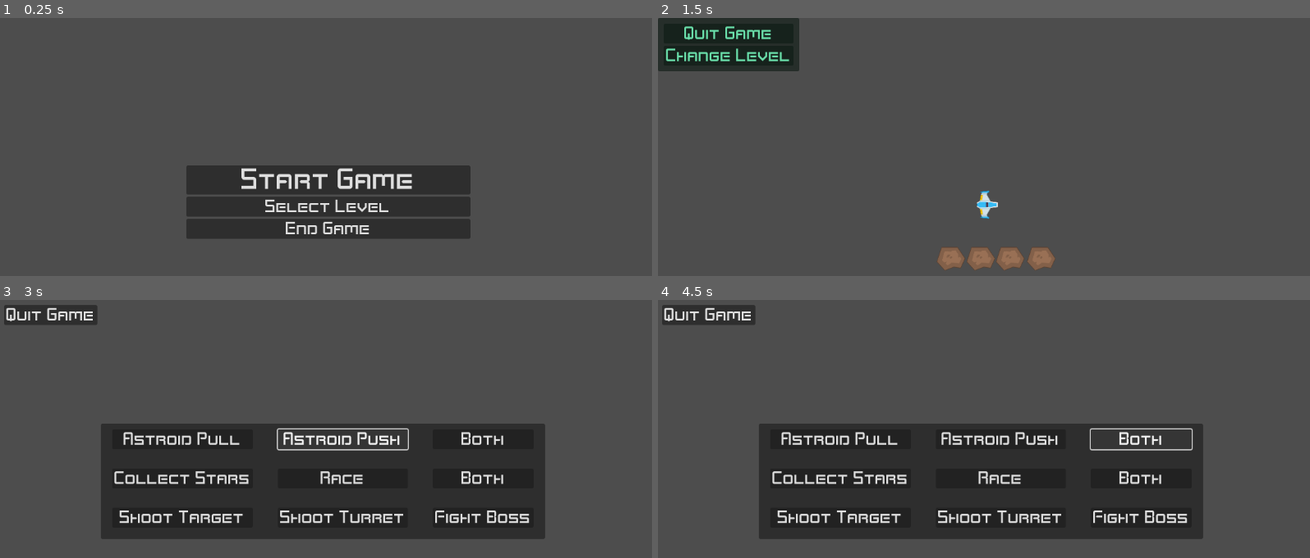
Above: before the commit, frames 1-4 (two rows, left to right).
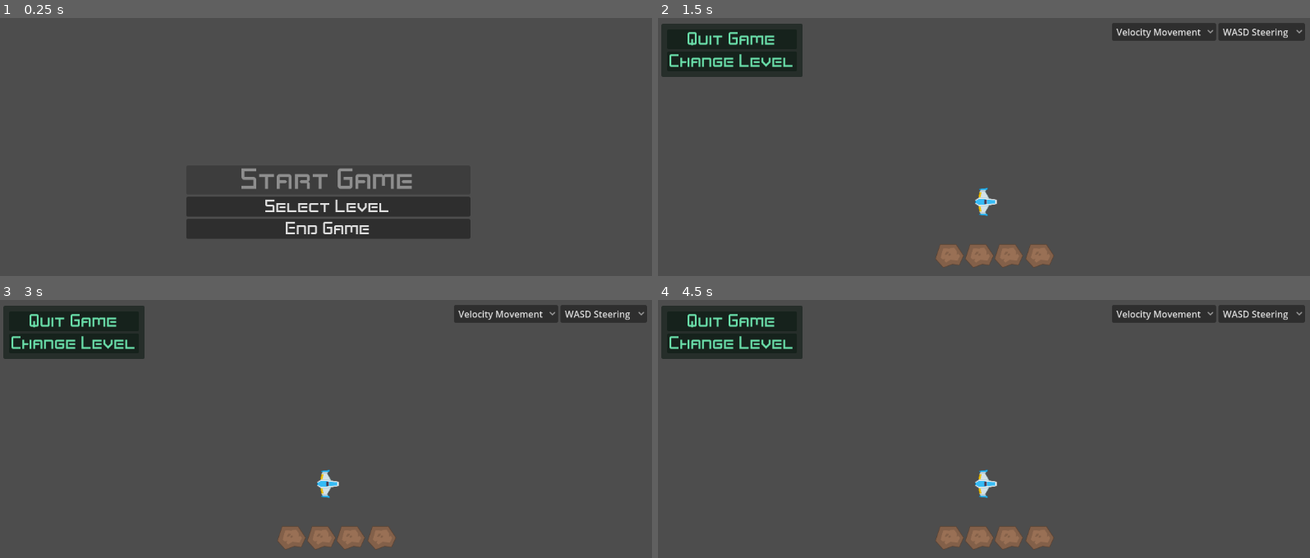
Above: after the commit, the same moments.

Repository: p-spohr/Godot-Components
Game: Godot game, scene res://menus/StartMenu.tscn
Two runs of this game, one before a commit and one after it. Both use one fixed random seed, a clock stepped at 60 frames per second and the inputs below. Before the commit the project starts from res://StartMenu.tscn.
Inputs (mouse positions are in pixels of both pictures, inside the frame that each line leads up to):
- Up to frame 1 (0.25 s): no input
- Up to frame 2 (1.5 s): click "Select Level" at 0.5 s; click "Astroid Pull" at 1.25 s
- Up to frame 3 (3 s): click "Change Level" at 2 s; click "Astroid Push" at 2.75 s
- Up to frame 4 (4.5 s): click (729, 343) at 3.5 s, where only the run after the commit has a clickable "Change Level"; click "Both" at 4.25 s

The runs differ from the first frame. In frame 1, 0.8% of the frame differs, in the area x 37-64%, y 58-67%; in frame 2, 4.9%; in frame 3, 35%; in frame 4, 35%, in the area x 0-100%, y 1-97%.

Commit message:
give options to change movement and steering in real time

Diff:
--- a/Top Down/AstroidPull.tscn
+++ b/Top Down/items/AstroidPull.tscn
@@ -1,6 +1,6 @@
 [gd_scene load_steps=4 format=3 uid="uid://5aadiie064j"]
 
-[ext_resource type="Script" path="res://astroid_pull.gd" id="1_xbp0b"]
+[ext_resource type="Script" path="res://items/astroid_pull.gd" id="1_xbp0b"]
 [ext_resource type="Texture2D" uid="uid://fe76mpodn3f4" path="res://assets/astroids/meteorBrown_big1.png" id="1_y6so8"]
 
 [sub_resource type="CircleShape2D" id="CircleShape2D_kh7fw"]
--- a/Top Down/AstroidPush.tscn
+++ b/Top Down/items/AstroidPush.tscn
@@ -1,6 +1,6 @@
 [gd_scene load_steps=4 format=3 uid="uid://ci2hneoqm0ub6"]
 
-[ext_resource type="Script" path="res://astroid_push.gd" id="1_v0br3"]
+[ext_resource type="Script" path="res://items/astroid_push.gd" id="1_v0br3"]
 [ext_resource type="Texture2D" uid="uid://fe76mpodn3f4" path="res://assets/astroids/meteorBrown_big1.png" id="2_4cccc"]
 
 [sub_resource type="CircleShape2D" id="CircleShape2D_kh7fw"]
--- a/Top Down/PlayerShip.tscn
+++ b/Top Down/items/PlayerShip.tscn
@@ -1,8 +1,8 @@
 [gd_scene load_steps=5 format=3 uid="uid://dgh7w314elldg"]
 
 [ext_resource type="Texture2D" uid="uid://dkdi32vlrlfla" path="res://assets/player/playerShip1_blue.png" id="1_qpk2e"]
-[ext_resource type="Script" path="res://ship.gd" id="1_sdl1h"]
-[ext_resource type="Theme" uid="uid://b6dswvdhomf68" path="res://space_theme.tres" id="2_47r5m"]
+[ext_resource type="Script" path="res://items/player_ship.gd" id="1_sdl1h"]
+[ext_resource type="Theme" uid="uid://b6dswvdhomf68" path="res://themes/space_theme.tres" id="2_47r5m"]
 
 [sub_resource type="CanvasItemMaterial" id="CanvasItemMaterial_rrd1u"]
 
@@ -18,7 +18,6 @@
 polygon = PackedVector2Array(38, 9, 38, -8, 13, -13, 0, -35, 6, -44, 7, -50, -25, -47, -28, -14, -38, -7, -38, 7, -28, 14, -25, 47, 5, 50, 7, 45, 1, 35, 13, 13)
 
 [node name="Camera2D" type="Camera2D" parent="."]
-position = Vector2(-5, -10)
 zoom = Vector2(0.5, 0.5)
 position_smoothing_speed = 200.0
 rotation_smoothing_speed = 100.0
@@ -29,8 +28,10 @@
 modulate = Color(0.47451, 1, 0.760784, 1)
 texture_filter = 1
 material = SubResource("CanvasItemMaterial_rrd1u")
-offset_right = 228.0
-offset_bottom = 74.0
+offset_left = 6.0
+offset_top = 10.0
+offset_right = 254.0
+offset_bottom = 104.0
 
 [node name="MarginContainer" type="MarginContainer" parent="CanvasLayer/PanelContainer"]
 layout_mode = 2
@@ -52,5 +53,37 @@
 theme = ExtResource("2_47r5m")
 text = "Change Level"
 
+[node name="HBoxContainer" type="HBoxContainer" parent="CanvasLayer"]
+anchors_preset = 1
+anchor_left = 1.0
+anchor_right = 1.0
+offset_left = -138.0
+offset_top = 9.0
+offset_right = -16.0
+offset_bottom = 40.0
+grow_horizontal = 0
+
+[node name="MovementOption" type="OptionButton" parent="CanvasLayer/HBoxContainer"]
+layout_mode = 2
+tooltip_text = "Choose if the ship steering should be controled by the mouse or by WASD."
+item_count = 2
+selected = 0
+popup/item_0/text = "Velocity Movement"
+popup/item_0/id = 0
+popup/item_1/text = "Position Movement"
+popup/item_1/id = 1
+
+[node name="SteeringOption" type="OptionButton" parent="CanvasLayer/HBoxContainer"]
+layout_mode = 2
+tooltip_text = "Choose if the ship steering should be controled by the mouse or by WASD."
+item_count = 2
+selected = 0
+popup/item_0/text = "WASD Steering"
+popup/item_0/id = 0
+popup/item_1/text = "Mouse Steering"
+popup/item_1/id = 1
+
 [connection signal="pressed" from="CanvasLayer/PanelContainer/MarginContainer/VBoxContainer/QuitGame" to="." method="_on_quit_game_pressed"]
 [connection signal="pressed" from="CanvasLayer/PanelContainer/MarginContainer/VBoxContainer/ChangeLevel" to="." method="_on_change_level_pressed"]
+[connection signal="item_selected" from="CanvasLayer/HBoxContainer/MovementOption" to="." method="_on_movement_option_item_selected"]
+[connection signal="item_selected" from="CanvasLayer/HBoxContainer/SteeringOption" to="." method="_on_steering_option_item_selected"]
--- a/Top Down/astroid_pull.gd
+++ b/Top Down/items/astroid_pull.gd
@@ -71,5 +71,10 @@
 
 	# changes the position accordingly but lacks fluidity since it directly changes position
 	# target.position += (position - target.position).normalized() * pull * delta_time
-
-	target.velocity += (position - target.position).normalized() * pull * delta_time
+	if target.movement_type == 'velocity':
+		# A is the ship
+		# B is the astroid
+		# B pulls A
+		target.velocity += (position - target.position).normalized() * pull * delta_time
+	else:
+		target.position += (position - target.position).normalized() * pull * delta_time
--- a/Top Down/astroid_push.gd
+++ b/Top Down/items/astroid_push.gd
@@ -72,4 +72,8 @@
 	# changes the position accordingly but lacks fluidity since it directly changes position
 	# target.position += (target.position - position).normalized() * push * delta_time
 
-	target.velocity += (target.position - position).normalized() * push * delta_time
+	if target.movement_type == 'velocity':
+		# A pushed by B
+		target.velocity += (target.position - position).normalized() * push * delta_time
+	else:
+		target.position += (target.position - position).normalized() * push * delta_time
--- a/Top Down/ship.gd
+++ b/Top Down/items/player_ship.gd
@@ -4,14 +4,18 @@
 @export var speed : float = 500.0
 
 var player_direction : Vector2
+var slow_speed : float = 2
+var steering : Vector2
+var slowed : bool = false
+var braked : bool = false
+var steering_type : String
+var movement_type : String
 
-var slow_speed : float = 2
+func _ready() -> void:
 
-var steering : Vector2
+	steering_type = 'wasd'
+	movement_type = 'velocity'
 
-var slowed : bool = false
-
-var braked : bool = false
 
 func _process(delta: float) -> void:
 
@@ -33,20 +37,35 @@
 func _physics_process(delta: float) -> void:
 
 
-	if slowed == true:
-		position += player_direction * (speed / slow_speed) * delta
+	#if slowed == true:
+		#position += player_direction * (speed / slow_speed) * delta
+		#
+	#else:
+		#pass
+		#
 
-	else:
-
-		# position += player_direction * speed * delta
+	if movement_type == 'velocity':
 
 		velocity += player_direction * speed * delta
 
 		velocity.x = clamp(velocity.x, -500, 500)
 		velocity.y = clamp(velocity.y, -500, 500)
 
-		# angle the ship based on direction of velocity
-		rotation = velocity.angle()
+	if movement_type == 'position':
+
+		# does not work with pull and push astroids
+		# does not work with wasd based movement
+		velocity = Vector2.ZERO
+
+		position += player_direction * speed * delta
+
+
+	if steering_type == 'wasd':
+		wasd_steering()
+
+	if steering_type == 'mouse':
+		mouse_steering()
+
 
 		# feels unresponsive
 		# velocity = lerp(Vector2.ZERO, velocity, 0.98)
@@ -70,8 +89,8 @@
 
 
 	# print(velocity)
-	print(player_direction)
-
+	# print(player_direction)
+	# print(position.angle())
 
 	move_and_slide()
 
@@ -83,4 +102,37 @@
 
 func _on_change_level_pressed() -> void:
 
-	get_tree().change_scene_to_file("res://SelectLevel.tscn")
+	get_tree().change_scene_to_file("res://menus/SelectLevel.tscn")
+
+
+func mouse_steering() -> void:
+
+	look_at(get_global_mouse_position())
+
+func wasd_steering() -> void:
+
+	if movement_type == 'velocity':
+		rotation = velocity.angle()
+	else:
+		rotation = player_direction.angle()
+
+func _on_steering_option_item_selected(index: int) -> void:
+
+	match index:
+		0:
+			steering_type = 'wasd'
+			print(steering_type)
+		1:
+			steering_type = 'mouse'
+			print(steering_type)
+
+
+func _on_movement_option_item_selected(index: int) -> void:
+
+	match index:
+		0:
+			movement_type = 'velocity'
+			print(movement_type)
+		1:
+			movement_type = 'position'
+			print(movement_type)
--- /dev/null
+++ b/Top Down/levels/Level_AstroidPull.tscn
@@ -0,0 +1,27 @@
+[gd_scene load_steps=5 format=3 uid="uid://bl427eqhprhrr"]
+
+[ext_resource type="Script" path="res://levels/level_astroid_push_pull.gd" id="1_mbp5b"]
+[ext_resource type="PackedScene" uid="uid://dgh7w314elldg" path="res://items/PlayerShip.tscn" id="2_bev6p"]
+[ext_resource type="PackedScene" uid="uid://dq06evnvscnt7" path="res://items/Astroid.tscn" id="3_c78vf"]
+[ext_resource type="PackedScene" uid="uid://5aadiie064j" path="res://items/AstroidPull.tscn" id="4_4dsbg"]
+
+[node name="TestMap" type="Node2D"]
+script = ExtResource("1_mbp5b")
+
+[node name="PlayerShip" parent="." instance=ExtResource("2_bev6p")]
+position = Vector2(618, 314)
+
+[node name="Astroid" parent="." instance=ExtResource("3_c78vf")]
+position = Vector2(490, 505)
+
+[node name="Astroid2" parent="." instance=ExtResource("3_c78vf")]
+position = Vector2(595, 505)
+
+[node name="Astroid3" parent="." instance=ExtResource("3_c78vf")]
+position = Vector2(698, 505)
+
+[node name="Astroid4" parent="." instance=ExtResource("3_c78vf")]
+position = Vector2(807, 505)
+
+[node name="AstroidPull" parent="." instance=ExtResource("4_4dsbg")]
+position = Vector2(1914, 1203)
--- /dev/null
+++ b/Top Down/levels/Level_AstroidPullPush.tscn
@@ -0,0 +1,31 @@
+[gd_scene load_steps=6 format=3 uid="uid://glksjggrnw8g"]
+
+[ext_resource type="Script" path="res://levels/level_astroid_push_pull.gd" id="1_u4t3c"]
+[ext_resource type="PackedScene" uid="uid://dgh7w314elldg" path="res://items/PlayerShip.tscn" id="2_yx5rs"]
+[ext_resource type="PackedScene" uid="uid://dq06evnvscnt7" path="res://items/Astroid.tscn" id="3_c5yr8"]
+[ext_resource type="PackedScene" uid="uid://5aadiie064j" path="res://items/AstroidPull.tscn" id="4_su4k6"]
+[ext_resource type="PackedScene" uid="uid://ci2hneoqm0ub6" path="res://items/AstroidPush.tscn" id="5_s7fac"]
+
+[node name="TestMap" type="Node2D"]
+script = ExtResource("1_u4t3c")
+
+[node name="PlayerShip" parent="." instance=ExtResource("2_yx5rs")]
+position = Vector2(618, 314)
+
+[node name="Astroid" parent="." instance=ExtResource("3_c5yr8")]
+position = Vector2(490, 505)
+
+[node name="Astroid2" parent="." instance=ExtResource("3_c5yr8")]
+position = Vector2(595, 505)
+
+[node name="Astroid3" parent="." instance=ExtResource("3_c5yr8")]
+position = Vector2(698, 505)
+
+[node name="Astroid4" parent="." instance=ExtResource("3_c5yr8")]
+position = Vector2(807, 505)
+
+[node name="AstroidPull" parent="." instance=ExtResource("4_su4k6")]
+position = Vector2(1914, 1203)
+
+[node name="AstroidPush" parent="." instance=ExtResource("5_s7fac")]
+position = Vector2(-555, 1298)
--- /dev/null
+++ b/Top Down/levels/Level_AstroidPush.tscn
@@ -0,0 +1,27 @@
+[gd_scene load_steps=5 format=3 uid="uid://bggqjglpo35yd"]
+
+[ext_resource type="Script" path="res://levels/level_astroid_push_pull.gd" id="1_sba73"]
+[ext_resource type="PackedScene" uid="uid://dgh7w314elldg" path="res://items/PlayerShip.tscn" id="2_0jxo3"]
+[ext_resource type="PackedScene" uid="uid://dq06evnvscnt7" path="res://items/Astroid.tscn" id="3_06i0r"]
+[ext_resource type="PackedScene" uid="uid://ci2hneoqm0ub6" path="res://items/AstroidPush.tscn" id="5_6la8k"]
+
+[node name="TestMap" type="Node2D"]
+script = ExtResource("1_sba73")
+
+[node name="PlayerShip" parent="." instance=ExtResource("2_0jxo3")]
+position = Vector2(618, 314)
+
+[node name="Astroid" parent="." instance=ExtResource("3_06i0r")]
+position = Vector2(490, 505)
+
+[node name="Astroid2" parent="." instance=ExtResource("3_06i0r")]
+position = Vector2(595, 505)
+
+[node name="Astroid3" parent="." instance=ExtResource("3_06i0r")]
+position = Vector2(698, 505)
+
+[node name="Astroid4" parent="." instance=ExtResource("3_06i0r")]
+position = Vector2(807, 505)
+
+[node name="AstroidPush" parent="." instance=ExtResource("5_6la8k")]
+position = Vector2(-555, 1298)
--- a/Top Down/SelectLevel.tscn
+++ b/Top Down/menus/SelectLevel.tscn
@@ -1,7 +1,7 @@
 [gd_scene load_steps=3 format=3 uid="uid://bkxllh8vbp4xv"]
 
-[ext_resource type="Script" path="res://select_level.gd" id="1_06gyj"]
-[ext_resource type="Theme" uid="uid://b6dswvdhomf68" path="res://space_theme.tres" id="1_6xfsj"]
+[ext_resource type="Script" path="res://menus/select_level.gd" id="1_05q3v"]
+[ext_resource type="Theme" uid="uid://b6dswvdhomf68" path="res://themes/space_theme.tres" id="2_4al34"]
 
 [node name="SelectLevel" type="Control"]
 layout_mode = 3
@@ -10,7 +10,7 @@
 anchor_bottom = 1.0
 grow_horizontal = 2
 grow_vertical = 2
-script = ExtResource("1_06gyj")
+script = ExtResource("1_05q3v")
 
 [node name="PanelContainer" type="PanelContainer" parent="."]
 texture_filter = 1
@@ -33,101 +33,101 @@
 
 [node name="MarginContainer" type="MarginContainer" parent="PanelContainer/GridContainer"]
 layout_mode = 2
-theme = ExtResource("1_6xfsj")
+theme = ExtResource("2_4al34")
 theme_type_variation = &"SelectLevelMargin"
 
 [node name="AstroidPull" type="Button" parent="PanelContainer/GridContainer/MarginContainer"]
 texture_filter = 1
 layout_mode = 2
-theme = ExtResource("1_6xfsj")
+theme = ExtResource("2_4al34")
 text = "Astroid Pull"
 
 [node name="MarginContainer2" type="MarginContainer" parent="PanelContainer/GridContainer"]
 layout_mode = 2
-theme = ExtResource("1_6xfsj")
+theme = ExtResource("2_4al34")
 theme_type_variation = &"SelectLevelMargin"
 
-[node name="Button" type="Button" parent="PanelContainer/GridContainer/MarginContainer2"]
+[node name="AstroidPush" type="Button" parent="PanelContainer/GridContainer/MarginContainer2"]
 texture_filter = 1
 layout_mode = 2
-theme = ExtResource("1_6xfsj")
+theme = ExtResource("2_4al34")
 text = "Astroid Push"
 
 [node name="MarginContainer3" type="MarginContainer" parent="PanelContainer/GridContainer"]
 layout_mode = 2
-theme = ExtResource("1_6xfsj")
+theme = ExtResource("2_4al34")
 theme_type_variation = &"SelectLevelMargin"
 
-[node name="Button" type="Button" parent="PanelContainer/GridContainer/MarginContainer3"]
+[node name="AstroidPushPull" type="Button" parent="PanelContainer/GridContainer/MarginContainer3"]
 texture_filter = 1
 layout_mode = 2
-theme = ExtResource("1_6xfsj")
+theme = ExtResource("2_4al34")
 text = "Both"
 
 [node name="MarginContainer4" type="MarginContainer" parent="PanelContainer/GridContainer"]
 layout_mode = 2
-theme = ExtResource("1_6xfsj")
+theme = ExtResource("2_4al34")
 theme_type_variation = &"SelectLevelMargin"
 
-[node name="Button" type="Button" parent="PanelContainer/GridContainer/MarginContainer4"]
+[node name="CollectStars" type="Button" parent="PanelContainer/GridContainer/MarginContainer4"]
 texture_filter = 1
 layout_mode = 2
-theme = ExtResource("1_6xfsj")
+theme = ExtResource("2_4al34")
 text = "Collect Stars"
 
 [node name="MarginContainer5" type="MarginContainer" parent="PanelContainer/GridContainer"]
 layout_mode = 2
-theme = ExtResource("1_6xfsj")
+theme = ExtResource("2_4al34")
 theme_type_variation = &"SelectLevelMargin"
 
-[node name="Button" type="Button" parent="PanelContainer/GridContainer/MarginContainer5"]
+[node name="Race" type="Button" parent="PanelContainer/GridContainer/MarginContainer5"]
 texture_filter = 1
 layout_mode = 2
-theme = ExtResource("1_6xfsj")
+theme = ExtResource("2_4al34")
 text = "Race"
 
 [node name="MarginContainer6" type="MarginContainer" parent="PanelContainer/GridContainer"]
 layout_mode = 2
-theme = ExtResource("1_6xfsj")
+theme = ExtResource("2_4al34")
 theme_type_variation = &"SelectLevelMargin"
 
-[node name="Button" type="Button" parent="PanelContainer/GridContainer/MarginContainer6"]
+[node name="CollectRace" type="Button" parent="PanelContainer/GridContainer/MarginContainer6"]
 texture_filter = 1
 layout_mode = 2
-theme = ExtResource("1_6xfsj")
+theme = ExtResource("2_4al34")
 text = "Both"
 
 [node name="MarginContainer7" type="MarginContainer" parent="PanelContainer/GridContainer"]
 layout_mode = 2
-theme = ExtResource("1_6xfsj")
+theme = ExtResource("2_4al34")
 theme_type_variation = &"SelectLevelMargin"
 
-[node name="Button" type="Button" parent="PanelContainer/GridContainer/MarginContainer7"]
+[node name="ShootTarget" type="Button" parent="PanelContainer/GridContainer/MarginContainer7"]
 texture_filter = 1
 layout_mode = 2
-theme = ExtResource("1_6xfsj")
+theme = ExtResource("2_4al34")
 text = "Shoot Target"
 
 [node name="MarginContainer8" type="MarginContainer" parent="PanelContainer/GridContainer"]
 layout_mode = 2
-theme = ExtResource("1_6xfsj")
+theme = ExtResource("2_4al34")
 theme_type_variation = &"SelectLevelMargin"
 
-[node name="Button" type="Button" parent="PanelContainer/GridContainer/MarginContainer8"]
+[node name="ShootTurret" type="Button" parent="PanelContainer/GridContainer/MarginContainer8"]
 texture_filter = 1
 layout_mode = 2
-theme = ExtResource("1_6xfsj")
+theme = ExtResource("2_4al34")
 text = "Shoot Turret"
 
 [node name="MarginContainer9" type="MarginContainer" parent="PanelContainer/GridContainer"]
 layout_mode = 2
-theme = ExtResource("1_6xfsj")
+theme = ExtResource("2_4al34")
 theme_type_variation = &"SelectLevelMargin"
 
-[node name="Button" type="Button" parent="PanelContainer/GridContainer/MarginContainer9"]
+[node name="Fightboss" type="Button" parent="PanelContainer/GridContainer/MarginContainer9"]
 texture_filter = 1
 layout_mode = 2
-theme = ExtResource("1_6xfsj")
+theme = ExtResource("2_4al34")
 text = "Fight Boss"
 
 [node name="QuitGame" type="Button" parent="."]
@@ -136,8 +136,10 @@
 offset_top = 9.0
 offset_right = 171.0
 offset_bottom = 44.0
-theme = ExtResource("1_6xfsj")
+theme = ExtResource("2_4al34")
 text = "Quit Game"
 
 [connection signal="pressed" from="PanelContainer/GridContainer/MarginContainer/AstroidPull" to="." method="_on_astroid_pull_pressed"]
+[connection signal="pressed" from="PanelContainer/GridContainer/MarginContainer2/AstroidPush" to="." method="_on_astroid_push_pressed"]
+[connection signal="pressed" from="PanelContainer/GridContainer/MarginContainer3/AstroidPushPull" to="." method="_on_astroid_push_pull_pressed"]
 [connection signal="pressed" from="QuitGame" to="." method="_on_quit_game_pressed"]
--- a/Top Down/StartMenu.tscn
+++ b/Top Down/menus/StartMenu.tscn
@@ -1,7 +1,7 @@
 [gd_scene load_steps=3 format=3 uid="uid://dch1nahe8faqq"]
 
-[ext_resource type="Theme" uid="uid://b6dswvdhomf68" path="res://space_theme.tres" id="1_iho1e"]
-[ext_resource type="Script" path="res://start_menu.gd" id="1_uf5re"]
+[ext_resource type="Script" path="res://menus/start_menu.gd" id="1_um36k"]
+[ext_resource type="Theme" uid="uid://b6dswvdhomf68" path="res://themes/space_theme.tres" id="2_4o6py"]
 
 [node name="StartMenu" type="Control"]
 layout_mode = 3
@@ -10,7 +10,7 @@
 anchor_bottom = 1.0
 grow_horizontal = 2
 grow_vertical = 2
-script = ExtResource("1_uf5re")
+script = ExtResource("1_um36k")
 
 [node name="MarginContainer" type="MarginContainer" parent="."]
 layout_mode = 1
@@ -30,22 +30,23 @@
 
 [node name="VBoxContainer" type="VBoxContainer" parent="MarginContainer"]
 layout_mode = 2
-theme = ExtResource("1_iho1e")
+theme = ExtResource("2_4o6py")
 
 [node name="StartButton" type="Button" parent="MarginContainer/VBoxContainer"]
 layout_mode = 2
-theme = ExtResource("1_iho1e")
+theme = ExtResource("2_4o6py")
 theme_type_variation = &"start_menu_buttons"
+disabled = true
 text = "Start Game"
 
 [node name="SelectLevel" type="Button" parent="MarginContainer/VBoxContainer"]
 layout_mode = 2
-theme = ExtResource("1_iho1e")
+theme = ExtResource("2_4o6py")
 text = "Select Level"
 
 [node name="EndGame" type="Button" parent="MarginContainer/VBoxContainer"]
 layout_mode = 2
-theme = ExtResource("1_iho1e")
+theme = ExtResource("2_4o6py")
 text = "End Game"
 
 [node name="EndTimer" type="Timer" parent="."]
--- /dev/null
+++ b/Top Down/menus/select_level.gd
@@ -0,0 +1,44 @@
+extends Control
+
+var grid_node : Control
+var grid_children : Array
+
+# Called when the node enters the scene tree for the first time.
+func _ready() -> void:
+
+	# returns direct children
+	# array_node = get_node("PanelContainer/GridContainer").get_children()
+
+	grid_node = get_node("PanelContainer/GridContainer")
+
+	grid_children = grid_node.find_children("Astroid*")
+
+
+# Called every frame. 'delta' is the elapsed time since the previous frame.
+func _process(delta: float) -> void:
+	pass
+
+
+func change_level(scene_path : String) -> void:
+
+	get_tree().change_scene_to_file(scene_path)
+
+
+func _on_quit_game_pressed() -> void:
+
+	get_tree().quit()
+
+
+func _on_astroid_pull_pressed() -> void:
+
+	change_level("res://levels/Level_AstroidPull.tscn")
+
+
+func _on_astroid_push_pressed() -> void:
+
+	change_level("res://levels/Level_AstroidPush.tscn")
+
+
+func _on_astroid_push_pull_pressed() -> void:
+
+	change_level("res://levels/Level_AstroidPullPush.tscn")
--- a/Top Down/start_menu.gd
+++ b/Top Down/menus/start_menu.gd
@@ -109,4 +109,4 @@
 
 func _on_select_level_pressed() -> void:
 
-	get_tree().change_scene_to_file("res://SelectLevel.tscn")
+	get_tree().change_scene_to_file("res://menus/SelectLevel.tscn")
--- a/Top Down/project.godot
+++ b/Top Down/project.godot
@@ -11,7 +11,7 @@
 [application]
 
 config/name="Top Down"
-run/main_scene="res://StartMenu.tscn"
+run/main_scene="res://menus/StartMenu.tscn"
 config/features=PackedStringArray("4.2", "Forward Plus")
 
 [input]
--- a/Top Down/select_level.gd
+++ /dev/null
@@ -1,35 +0,0 @@
-extends Control
-
-var list_of_levels : Array = [
-	"res://test_map.tscn",
-	1,
-	2,
-	3,
-	4,
-	5,
-	6,
-	7,
-	8]
-
-# Called when the node enters the scene tree for the first time.
-func _ready() -> void:
-	pass
-
-
-# Called every frame. 'delta' is the elapsed time since the previous frame.
-func _process(delta: float) -> void:
-	pass
-
-
-func _on_quit_game_pressed() -> void:
-	get_tree().quit()
-
-
-func _on_astroid_pull_pressed() -> void:
-
-	change_level(list_of_levels[0])
-
-
-func change_level(scene_path : String) -> void:
-
-	get_tree().change_scene_to_file(scene_path)
--- a/Top Down/test_map.tscn
+++ /dev/null
@@ -1,31 +0,0 @@
-[gd_scene load_steps=6 format=3 uid="uid://glksjggrnw8g"]
-
-[ext_resource type="PackedScene" uid="uid://dq06evnvscnt7" path="res://Astroid.tscn" id="1_htvwf"]
-[ext_resource type="Script" path="res://test_map.gd" id="1_xtgcj"]
-[ext_resource type="PackedScene" uid="uid://dgh7w314elldg" path="res://PlayerShip.tscn" id="1_xwfq3"]
-[ext_resource type="PackedScene" uid="uid://5aadiie064j" path="res://AstroidPull.tscn" id="3_6rtxo"]
-[ext_resource type="PackedScene" uid="uid://ci2hneoqm0ub6" path="res://AstroidPush.tscn" id="4_25c8i"]
-
-[node name="TestMap" type="Node2D"]
-script = ExtResource("1_xtgcj")
-
-[node name="PlayerShip" parent="." instance=ExtResource("1_xwfq3")]
-position = Vector2(618, 314)
-
-[node name="Astroid" parent="." instance=ExtResource("1_htvwf")]
-position = Vector2(490, 505)
-
-[node name="Astroid2" parent="." instance=ExtResource("1_htvwf")]
-position = Vector2(595, 505)
-
-[node name="Astroid3" parent="." instance=ExtResource("1_htvwf")]
-position = Vector2(698, 505)
-
-[node name="Astroid4" parent="." instance=ExtResource("1_htvwf")]
-position = Vector2(807, 505)
-
-[node name="AstroidPull" parent="." instance=ExtResource("3_6rtxo")]
-position = Vector2(1914, 1203)
-
-[node name="AstroidPush" parent="." instance=ExtResource("4_25c8i")]
-position = Vector2(-555, 1298)
Renamed: Top Down/Astroid.tscn -> Top Down/items/Astroid.tscn
Renamed: Top Down/test_map.gd -> Top Down/levels/level_astroid_push_pull.gd
Renamed: Top Down/space_theme.tres -> Top Down/themes/space_theme.tres
